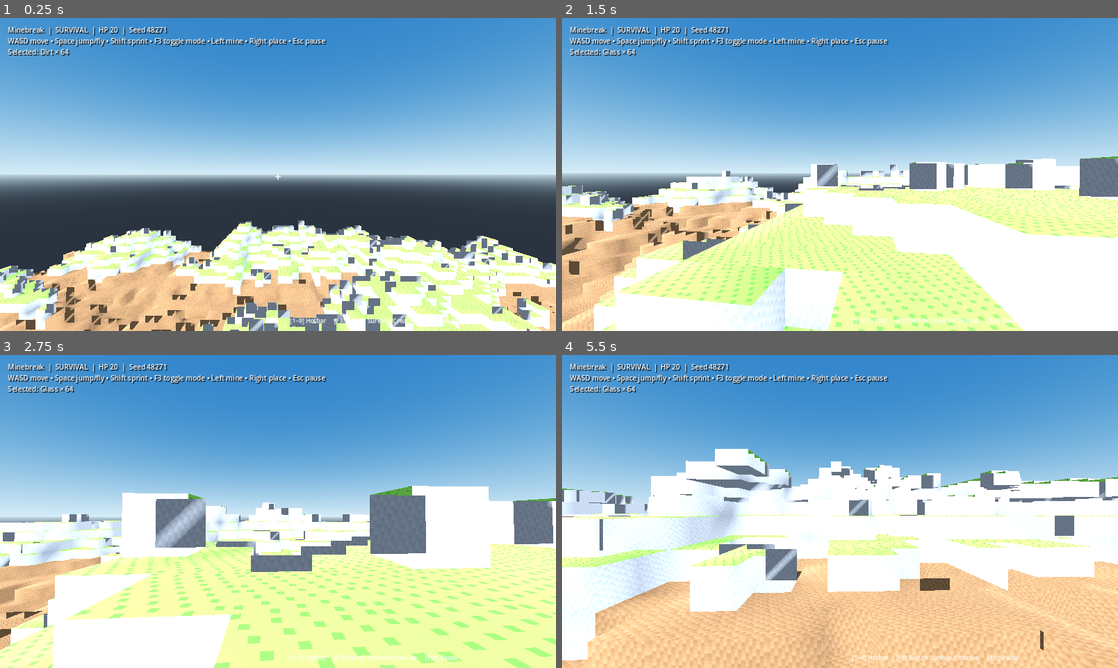
Above: before the commit, frames 1-4 (two rows, left to right).
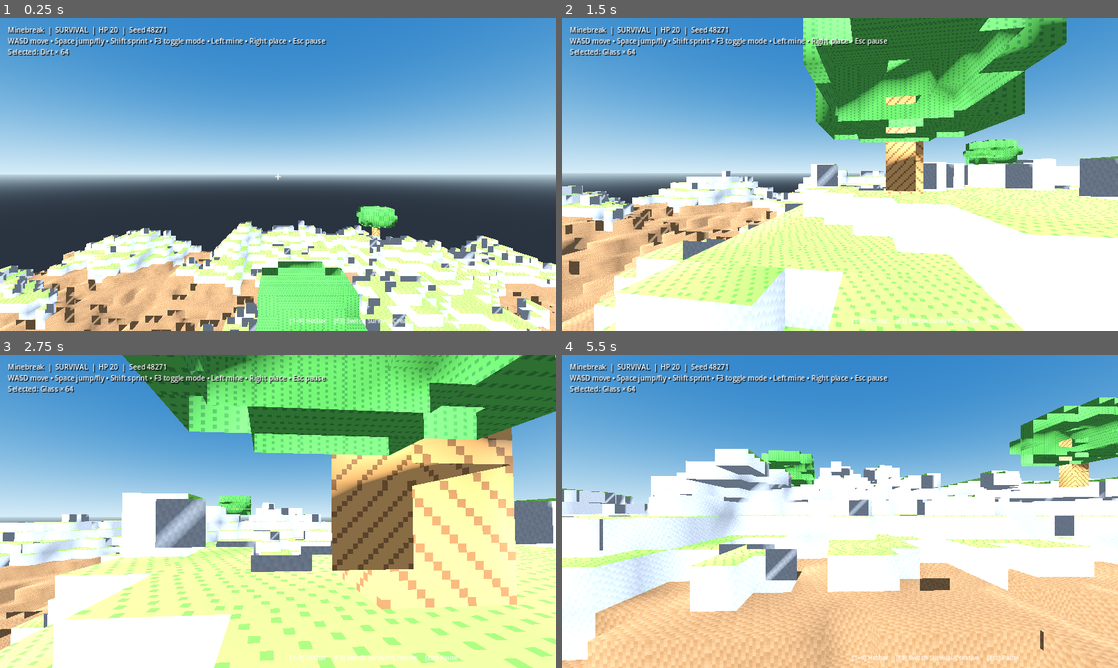
Above: after the commit, the same moments.

Repository: PrevolveCodes/minebreak-godot
Game: Godot game, scene res://scenes/main.tscn
Same seed, same stepped clock (60 frames per second), same inputs: the game is played once before the commit and once after it.
Inputs (mouse positions are in pixels of both pictures, inside the frame that each line leads up to):
- Up to frame 1 (0.25 s): no input
- Up to frame 2 (1.5 s): tap Enter at 0.5 s; move the mouse to (867, 174) at 0.52 s; hold W from 0.53 s (still down); tap 1 at 0.6 s; click (867, 174) at 0.67 s; tap Space at 0.77 s; move the mouse to (812, 174) at 1.27 s; tap 9 at 1.35 s
- Up to frame 3 (2.75 s): keep holding W; tap Space at 1.52 s; move the mouse to (289, 505) at 2.02 s; tap F at 2.1 s
- Up to frame 4 (5.5 s): keep holding W; tap Space at 2.75, 3.02, 3.77, 4.52 s; move the mouse to (834, 517) at 2.77 s; tap Shift at 2.85 s; click (834, 517) at 2.92 s; move the mouse to (878, 514) at 3.52 s; hold Ctrl 3.53-4.28 s; move the mouse to (795, 508) at 4.27 s; tap 1 at 4.35 s; move the mouse to (845, 511) at 5.02 s; tap 9 at 5.1 s; click (845, 511) at 5.17 s

The runs differ from the first frame. In frame 1, 4.2% of the frame differs, in the area x 46-72%, y 60-100%; in frame 2, 17%; in frame 3, 34%, in the area x 0-100%, y 0-100%; in frame 4, 4.5%.

Commit message:
Add deterministic caves and simple forest generation

Diff:
--- a/scripts/voxel_world.gd
+++ b/scripts/voxel_world.gd
@@ -61,9 +61,26 @@
 					id = BlockDB.SAND if h <= 13 else BlockDB.GRASS
 				elif y >= h - 3:
 					id = BlockDB.SAND if h <= 13 else BlockDB.DIRT
+				elif y > 3 and y < h - 3 and noise.get_noise_3d(wx * 0.085, y * 0.11, wz * 0.085) > 0.48:
+					id = BlockDB.AIR
 				elif y < 8 and abs(noise.get_noise_3d(wx * 0.12, y * 0.12, wz * 0.12)) > 0.72:
 					id = BlockDB.COAL_ORE if (wx + y + wz) % 4 == 0 else BlockDB.STONE
 				chunk.set_local(x, y, z, id)
+	for z in range(3, 13):
+		for x in range(3, 13):
+			var wx := key.x * 16 + x
+			var wz := key.y * 16 + z
+			var h := clampi(12 + int(noise.get_noise_2d(wx, wz) * 10.0) + int(noise.get_noise_2d(wx * 2.7, wz * 2.7) * 3.0), 3, 38)
+			var roll := posmod(abs(wx * 73856093 + wz * 19349663 + seed_value * 83492791), 113)
+			if roll != 0 or h <= 15 or chunk.get_local(x, h, z) != BlockDB.GRASS:
+				continue
+			for ty in range(h + 1, mini(h + 5, VoxelChunk.HEIGHT)):
+				chunk.set_local(x, ty, z, BlockDB.WOOD)
+			for ly in range(h + 3, mini(h + 6, VoxelChunk.HEIGHT)):
+				for lz in range(max(0, z - 2), mini(16, z + 3)):
+					for lx in range(max(0, x - 2), mini(16, x + 3)):
+						if abs(lx - x) + abs(lz - z) + abs(ly - (h + 4)) <= 4 and chunk.get_local(lx, ly, lz) == BlockDB.AIR:
+							chunk.set_local(lx, ly, lz, BlockDB.LEAVES)
 	for pos in modified.keys():
 		var p: Vector3i = pos
 		if floori(float(p.x) / 16.0) == key.x and floori(float(p.z) / 16.0) == key.y:
